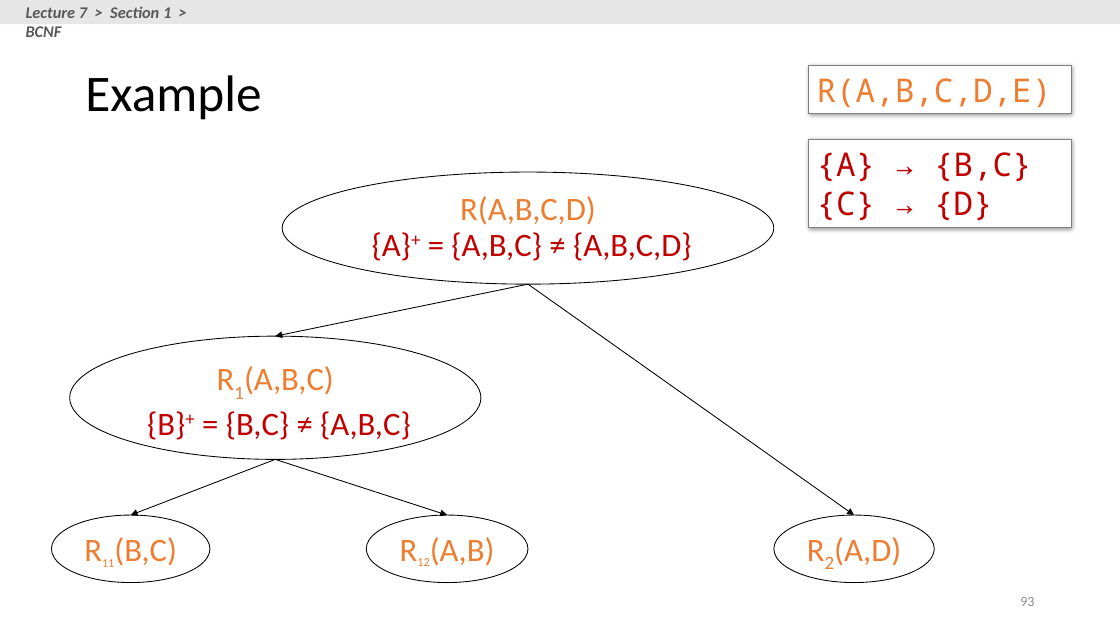
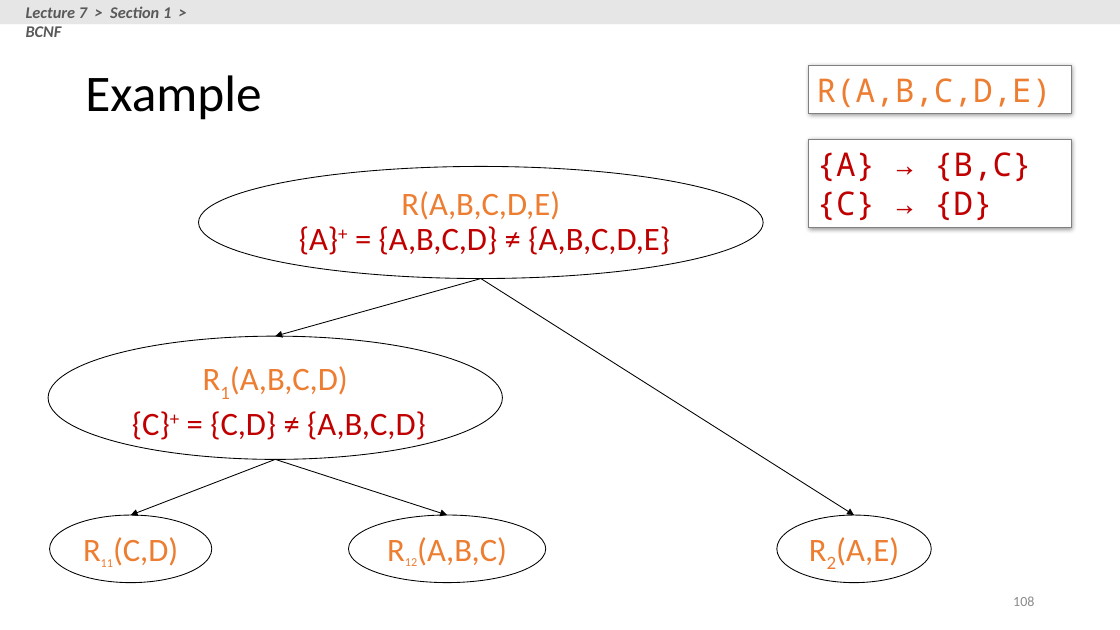
Before and after one commit to XIEQ/cs145-notebooks, a slide deck: slide 108 of lecture-5-7/Lecture_5_7_DB_Design.pptx (slide 93 before the commit). Drawn at 1120x630 pixels with LibreOffice and Linux fonts; fonts in the diff are those of the drawing. Boxes give left, top, right and bottom in pixels: in the first picture for what was removed or moved away, otherwise in the second. Text is boxed around its words. In the diff, an @@ line names an element or a change of style, - is before the commit and + after.

```diff
--- a/lecture-5-7/Lecture_5_7_DB_Design.pptx
+++ b/lecture-5-7/Lecture_5_7_DB_Design.pptx
@@ ellipse "R(A,B,C,D,E) {A}+ = {A,B,C,D} ≠ ...": place and size @@
-ellipse "R(A,B,C,D,E) {A}+ = {A,B,C,D} ≠ ..." at (282, 172, 774, 284)
+ellipse "R(A,B,C,D,E) {A}+ = {A,B,C,D} ≠ ..." at (198, 166, 763, 278)
@@ text in ellipse at (299, 191, 670, 255): text changed @@
-R(A,B,C,D)
-{A}+ = {A,B,C} ≠ {A,B,C,D}
+R(A,B,C,D,E)
+{A}+ = {A,B,C,D} ≠ {A,B,C,D,E}
@@ arrow moved from (528, 284) - (276, 336) to (481, 279) - (276, 336) @@
@@ arrow moved from (528, 284) - (854, 515) to (481, 279) - (854, 515) @@
@@ ellipse "R1(A,B,C,D) {C}+ = {C,D} ≠ ...": place and size @@
-ellipse "R1(A,B,C,D) {C}+ = {C,D} ≠ ..." at (70, 336, 481, 460)
+ellipse "R1(A,B,C,D) {C}+ = {C,D} ≠ ..." at (48, 336, 502, 460)
@@ text in ellipse at (132, 366, 426, 440): text changed @@
-R1(A,B,C)
-{B}+ = {B,C} ≠ {A,B,C}
+R1(A,B,C,D)
+{C}+ = {C,D} ≠ {A,B,C,D}
@@ text in ellipse at (113, 537, 178, 566): text changed @@
-R11(B,C)
+R11(C,D)
@@ ellipse "R12(A,B,C)": place and size @@
-ellipse "R12(A,B,C)" at (366, 515, 528, 582)
+ellipse "R12(A,B,C)" at (349, 515, 546, 582)
@@ text in ellipse at (417, 537, 507, 566): text changed @@
-R12(A,B)
+R12(A,B,C)
@@ text in ellipse at (836, 537, 899, 566): text changed @@
-R2(A,D)
+R2(A,E)
@@ page number at (1013, 596, 1034, 606): text changed @@
-93
+108
```
Also in this commit, not shown: 16 slides added, 4 other files.
